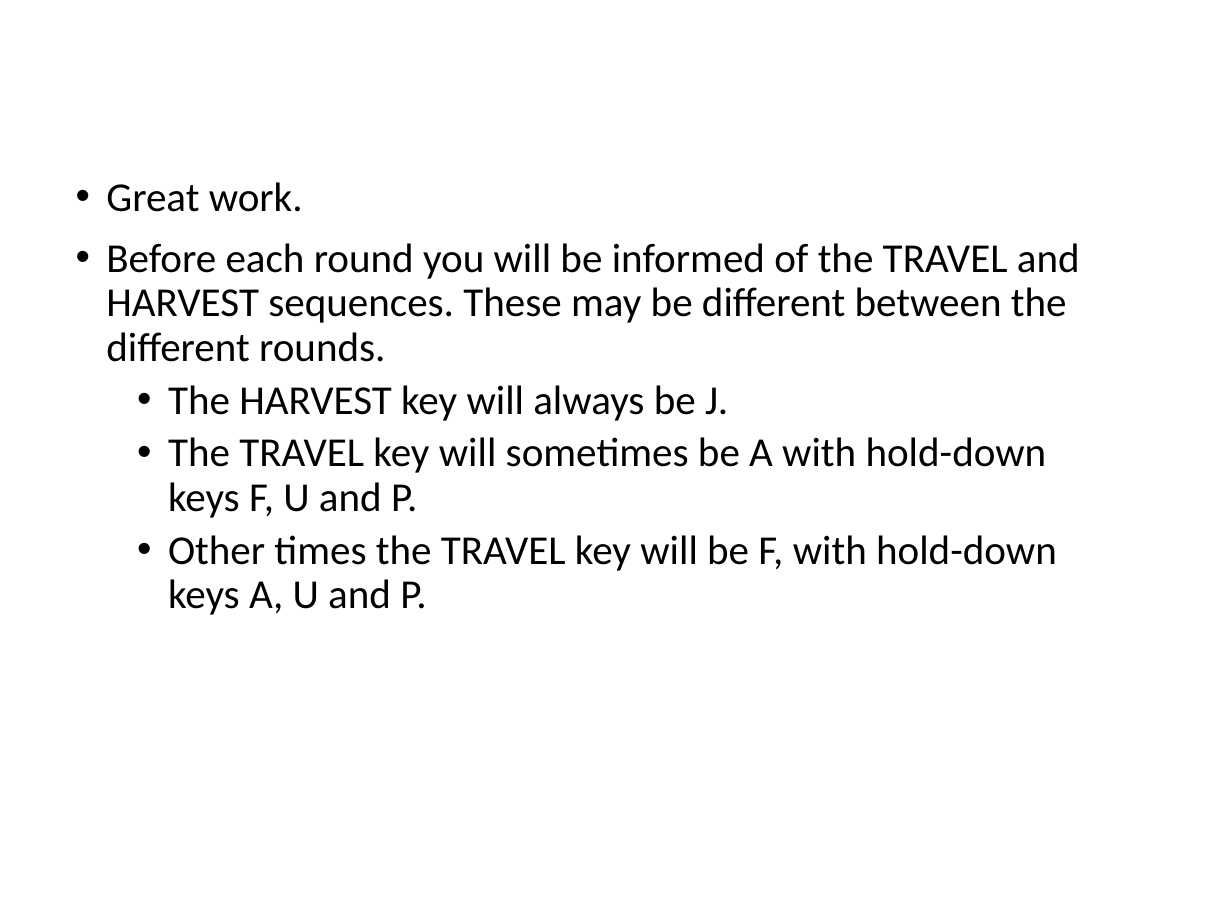
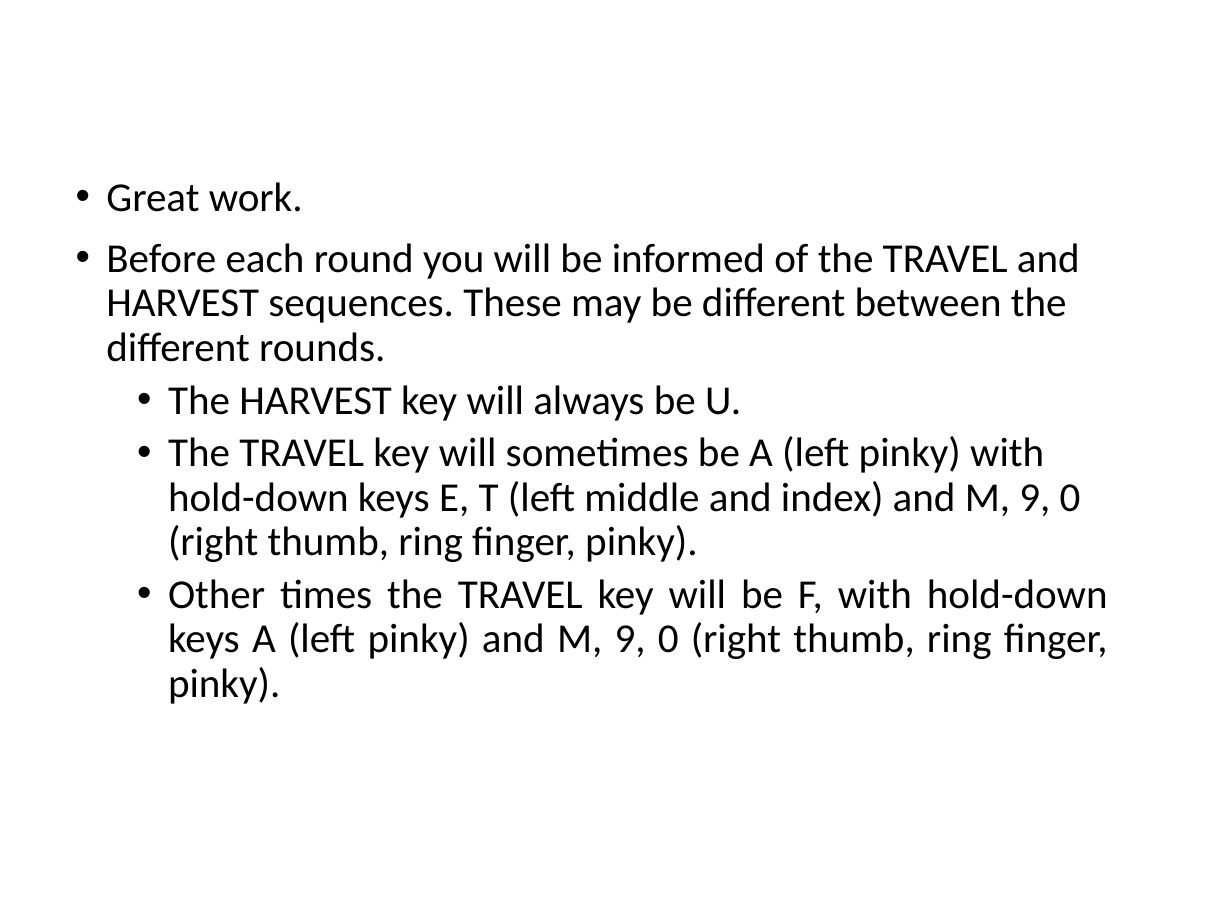
Before and after one commit to evanrussek/forage_jsp, a slide deck: slide 8 of public/ver_3/Stimuli/forage_instructions.pptx. Drawn at 1232x924 pixels with LibreOffice and Linux fonts; fonts in the diff are those of the drawing. Boxes give left, top, right and bottom in pixels: in the first picture for what was removed or moved away, otherwise in the second. Text is boxed around its words. In the diff, an @@ line names an element or a change of style, - is before the commit and + after.

```diff
--- a/public/ver_3/Stimuli/forage_instructions.pptx
+++ b/public/ver_3/Stimuli/forage_instructions.pptx
@@ text at box(168, 385, 1108, 704): text changed @@
-  • The HARVEST key will always be J.
-  • The TRAVEL key will sometimes be A with hold-down keys F, U and P.
-  • Other times the TRAVEL key will be F, with hold-down keys A, U and P.
+  • The HARVEST key will always be U.
+  • The TRAVEL key will sometimes be A (left pinky) with hold-down keys E, T (left middle and index) and M, 9, 0 (right thumb, ring finger, pinky).
+  • Other times the TRAVEL key will be F, with hold-down keys A (left pinky) and M, 9, 0 (right thumb, ring finger, pinky).
```
Also in this commit, not shown: 7 other slides changed, 14 other files.
